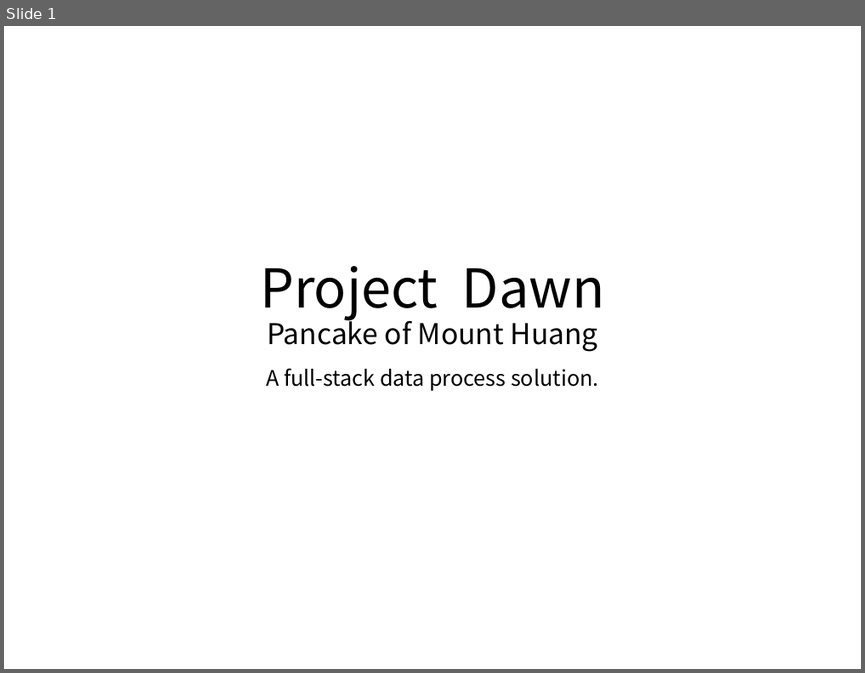
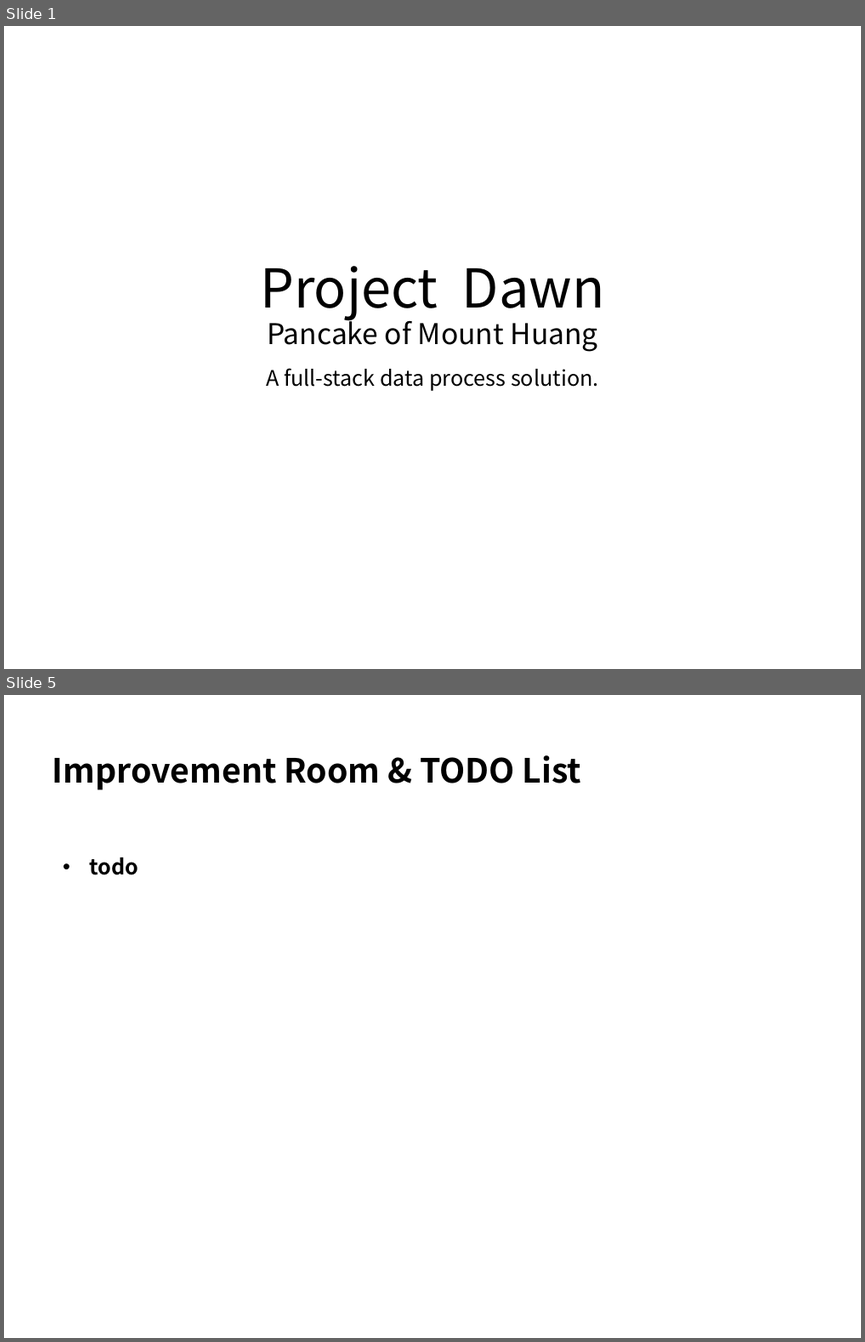
Before and after one commit to Dawn-Team/dawn, a slide deck: PancakeofMountHuang/Doc/Slides for first representation.pptx. Shown one above the other, each under a label of ours: slide 1 before the commit, slides 1 and 5 after it; the slides between them are not shown. The pictures are 865x673 and 865x1342 pixels, drawn with LibreOffice and Linux fonts; fonts in the diff are those of the drawing. Boxes give left, top, right and bottom in pixels: in the first picture for what was removed or moved away, otherwise in the second. Text is boxed around its words. In the diff, an @@ line names an element or a change of style, - is before the commit and + after.

```diff
--- a/PancakeofMountHuang/Doc/Slides for first representation.pptx
+++ b/PancakeofMountHuang/Doc/Slides for first representation.pptx
@@ slide 5 added at [4, 695, 861, 1338], background #FFFFFF @@
@@ text added at [52, 755, 582, 790], 28 pt, text #000000, bold @@
+Improvement Room & TODO List
@@ text added at [90, 857, 139, 875], 18 pt, text #000000, bold @@
+• todo
```
Also in this commit, not shown: 3 slides changed, 1 other slide added.
